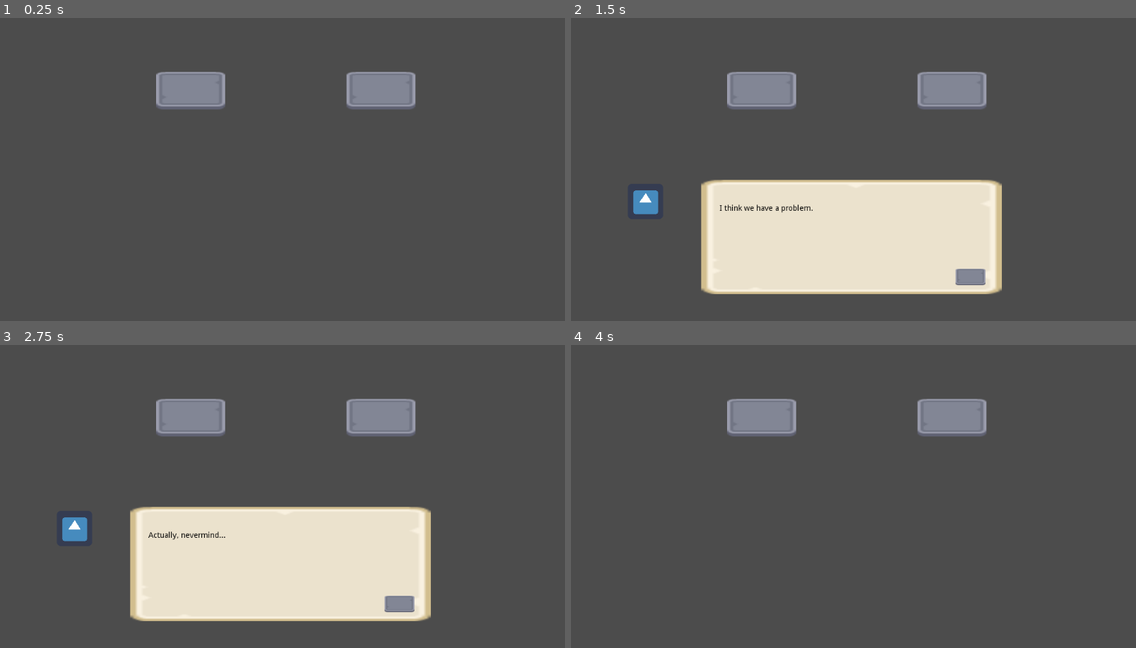
Above: before the commit, frames 1-4 (two rows, left to right).
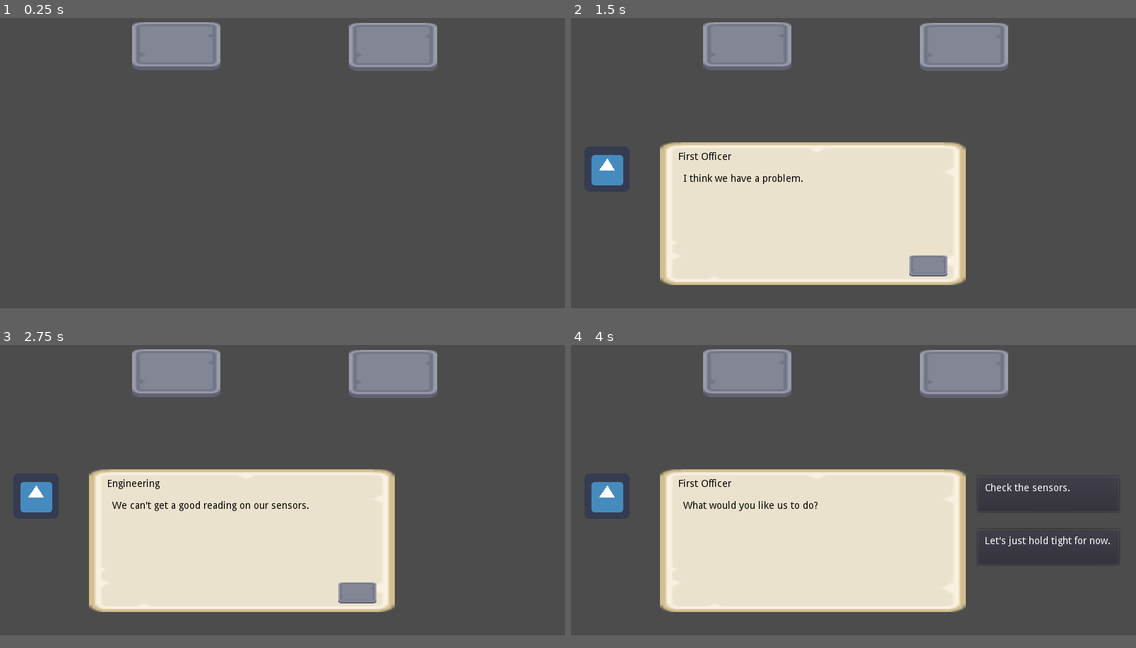
Above: after the commit, the same moments.

Repository: pyremonk/Talk-Blocks
Game: Godot game, scene res://Game.tscn
Same seed, same stepped clock (60 frames per second), same inputs: the game is played once before the commit and once after it. The engine's default icon, where the game draws it, is replaced by a stand-in: a white triangle on a blue panel in a dark square.
Inputs (mouse positions are in pixels of both pictures, inside the frame that each line leads up to; where the layout moved, square brackets give the same spot in the first picture):
- Up to frame 1 (0.25 s): no input
- Up to frame 2 (1.5 s): click (966, 48) [949, 90] at 0.5 s; click (746, 48) [763, 90] at 1.25 s
- Up to frame 3 (2.75 s): click (355, 602) [401, 602] at 2 s
- Up to frame 4 (4 s): click (926, 602) [972, 602] at 2.75 s; tap Enter at 3.5 s; hold Right (ui_right) from 3.53 s (still down)
The window is 800x468 before the commit and 800x450 after it. Grey fills any space a smaller window leaves; there, only what the larger window draws over its background counts as a difference.

The runs differ from the first frame. In frame 1, 7.9% of the frame differs, in the area x 23-78%, y 1-31%; in frame 2, 24%; in frame 3, 24%; in frame 4, 34%, in the area x 3-96%, y 1-89%.

Commit message:
Dialogue Manger Updates
Updated the debugging info to the console, added title to JSON file and
to display.

Diff:
--- a/DialogueManager.gd
+++ b/DialogueManager.gd
@@ -1,9 +1,16 @@
 extends Node
+
+# TODO ITEMS
+# - Add ability to setNextBlock for the target object that started a dialogue?
+# - Update portraits
+# - Make panel a param so there is a base if not provided or use the one provided
+# - Make better choice buttons (have interface to provide an instance rather than create them on the fly)
 
 var story = {}
 var outputText = []
 var outputChoices = []
 var curOutputTextIndex = 0
+var curBlock
 var panel
 
 func _ready():
@@ -25,6 +32,8 @@
 func start_dialogue(blockName): # TODO: Add option to provide target dialoguePanel
 
 	reset_dialogue()
+
+	curBlock = blockName
 
 	if get_block(blockName):
 		# If there is no dialogue in the outputText, we will check if there are choices to display
@@ -32,7 +41,7 @@
 			# Display dialogue panel
 			panel.show()
 			# Display first line of dialogue in the current text index
-			display_dialogue(outputText[curOutputTextIndex]["dialogue"])
+			display_dialogue()
 		else:
 			# If there are no choices,  close out the dialogue stream
 			if !outputChoices.empty():
@@ -43,9 +52,15 @@
 		print("Block " + blockName + " not found.")
 
 # TODO Update in the future to provide panel as param
-func display_dialogue(text):
+func display_dialogue():
+	# Check for title and set
+	if outputText[curOutputTextIndex].has("title"):
+		panel.get_node("Title").text = outputText[curOutputTextIndex]["title"]
+	else:
+		panel.get_node("Title").text = ""
+
 	# Set text of dialogue panel using curOutputTextIndex
-	panel.get_node("Text").text = text
+	panel.get_node("Text").text = outputText[curOutputTextIndex]["dialogue"]
 	panel.get_node("ContinueButton").show()
 
 func continue_dialogue():
@@ -66,7 +81,7 @@
 
 		# set next text using curOutputTextIndex
 		# show continuebutton (kinda hokey)
-		display_dialogue(outputText[curOutputTextIndex]["dialogue"])
+		display_dialogue()
 	# elif the this the last dialogue (curOutputTextIndex + 1 = text.size()) & there are choices
 	elif (curOutputTextIndex + 1) == outputText.size() && !outputChoices.empty():
 		panel.get_node("ContinueButton").show()
@@ -83,12 +98,11 @@
 	# loop through choices and create buttons with a name plus the choice index
 	# connect the buttons to _on_button_pressed here
 	for i in outputChoices.size():
-		print(outputChoices[i]["option"])
 
 		var choiceButton = Button.new()
 		choiceButton.set_name("ChoiceButton" + str(i))
 		panel.add_child(choiceButton)
-		choiceButton.rect_position = Vector2(575, 10 + 75 * i)
+		choiceButton.rect_position = Vector2(450, 10 + 75 * i)
 		choiceButton.rect_size = Vector2(200, 50)
 		choiceButton.connect("pressed", self, "choice_selected", [choiceButton])
 
@@ -125,7 +139,7 @@
 			# check if var is already set, if not, set it
 			if !$"/root/Global/".storyFlags.has(flags[i]):
 				$"/root/Global/".storyFlags.append(flags[i])
-				print("Set: " + flags[i] + " in storyFlags")
+				print("[" + curBlock + "] Set: " + flags[i] + " in storyFlags")
 
 func end_dialogue():
 	reset_dialogue()
@@ -172,10 +186,10 @@
 					var conditionName = text[i]["ifConditions"][ifConditionIndex]
 
 					if $"/root/Global".storyFlags.find(conditionName) == -1 :
-						print("ifCondition: '" + conditionName + "' not met.")
-						conditionsMet = false
-					else:
-						print("ifCondition: '" + conditionName + "' was met.")
+						print("[" + curBlock + "] Text ifCondition: '" + conditionName + "' not met.")
+						conditionsMet = false
+					else:
+						print("[" + curBlock + "] Text ifCondition: '" + conditionName + "' was met.")
 
 			# Check if the text has ifNotConditions
 			if conditionsMet && text[i].has("ifNotConditions"):
@@ -186,10 +200,10 @@
 					var conditionName = text[i]["ifNotConditions"][ifNotConditionIndex]
 
 					if $"/root/Global/".storyFlags.find(conditionName) >= 0:
-						print("ifNotCondition: '" + conditionName + "' not met.")
-						conditionsMet = false
-					else:
-						print("ifNotCondition: '" + conditionName + "' was met.")
+						print("[" + curBlock + "] Text ifNotCondition: '" + conditionName + "' not met.")
+						conditionsMet = false
+					else:
+						print("[" + curBlock + "] Text ifNotCondition: '" + conditionName + "' was met.")
 
 			# Add text to outputText array
 			if conditionsMet:
@@ -225,10 +239,10 @@
 					var conditionName = choices[i]["ifConditions"][ifConditionIndex]
 
 					if $"/root/Global".storyFlags.find(conditionName) == -1 :
-						print("ifCondition: '" + conditionName + "' not met.")
-						conditionsMet = false
-					else:
-						print("ifCondition: '" + conditionName + "' was met.")
+						print("[" + curBlock + "] Choice ifCondition: '" + conditionName + "' not met.")
+						conditionsMet = false
+					else:
+						print("[" + curBlock + "] Choice ifCondition: '" + conditionName + "' was met.")
 
 			# Check if the choices has ifNotConditions
 			if conditionsMet && choices[i].has("ifNotConditions"):
@@ -239,10 +253,10 @@
 					var conditionName = choices[i]["ifNotConditions"][ifNotConditionIndex]
 
 					if $"/root/Global/".storyFlags.find(conditionName) >= 0:
-						print("ifNotCondition: '" + conditionName + "' not met.")
-						conditionsMet = false
-					else:
-						print("ifNotCondition: '" + conditionName + "' was met.")
+						print("[" + curBlock + "] Choice ifNotCondition: '" + conditionName + "' not met.")
+						conditionsMet = false
+					else:
+						print("[" + curBlock + "] Choice ifNotCondition: '" + conditionName + "' was met.")
 
 			# Add text to outputText array
 			if conditionsMet:
--- a/Game.tscn
+++ b/Game.tscn
@@ -37,10 +37,10 @@
 anchor_top = 0.0
 anchor_right = 0.0
 anchor_bottom = 0.0
-margin_left = -289.0
-margin_top = 86.0
-margin_right = 256.0
-margin_bottom = 293.0
+margin_left = -399.0
+margin_top = -43.0
+margin_right = 34.0
+margin_bottom = 159.0
 rect_pivot_offset = Vector2( 0, 0 )
 mouse_filter = 1
 mouse_default_cursor_shape = 0
@@ -60,10 +60,10 @@
 anchor_top = 0.0
 anchor_right = 0.0
 anchor_bottom = 0.0
-margin_left = -133.0
-margin_top = 7.0
-margin_right = -69.0
-margin_bottom = 71.0
+margin_left = -107.0
+margin_top = 6.0
+margin_right = -43.0
+margin_bottom = 70.0
 rect_pivot_offset = Vector2( 0, 0 )
 mouse_filter = 1
 mouse_default_cursor_shape = 0
@@ -80,7 +80,7 @@
 anchor_bottom = 0.0
 margin_left = 33.0
 margin_top = 45.0
-margin_right = 517.0
+margin_right = 409.0
 margin_bottom = 158.0
 rect_pivot_offset = Vector2( 0, 0 )
 mouse_filter = 2
@@ -93,7 +93,7 @@
 max_lines_visible = -1
 _sections_unfolded = [ "custom_colors" ]
 
-[node name="Name" type="Label" parent="DialogueUI/Panel" index="2"]
+[node name="Title" type="Label" parent="DialogueUI/Panel" index="2"]
 
 anchor_left = 0.0
 anchor_top = 0.0
@@ -108,9 +108,11 @@
 mouse_default_cursor_shape = 0
 size_flags_horizontal = 1
 size_flags_vertical = 4
+custom_colors/font_color = Color( 0, 0, 0, 1 )
 percent_visible = 1.0
 lines_skipped = 0
 max_lines_visible = -1
+_sections_unfolded = [ "custom_colors" ]
 
 [node name="ContinueButton" type="TextureButton" parent="DialogueUI/Panel" index="3"]
 
@@ -118,10 +120,10 @@
 anchor_top = 0.0
 anchor_right = 0.0
 anchor_bottom = 0.0
-margin_left = 461.0
-margin_top = 161.0
-margin_right = 515.0
-margin_bottom = 191.0
+margin_left = 353.0
+margin_top = 160.0
+margin_right = 407.0
+margin_bottom = 190.0
 rect_pivot_offset = Vector2( 0, 0 )
 focus_mode = 2
 mouse_filter = 0
@@ -142,10 +144,10 @@
 anchor_top = 0.0
 anchor_right = 0.0
 anchor_bottom = 0.0
-margin_left = 628.0
-margin_top = 148.0
-margin_right = 753.0
-margin_bottom = 216.0
+margin_left = 494.0
+margin_top = 46.0
+margin_right = 619.0
+margin_bottom = 114.0
 rect_pivot_offset = Vector2( 0, 0 )
 focus_mode = 2
 mouse_filter = 0
@@ -169,10 +171,10 @@
 anchor_top = 0.0
 anchor_right = 0.0
 anchor_bottom = 0.0
-margin_left = 283.0
-margin_top = 148.0
-margin_right = 408.0
-margin_bottom = 216.0
+margin_left = 187.0
+margin_top = 45.0
+margin_right = 312.0
+margin_bottom = 113.0
 rect_pivot_offset = Vector2( 0, 0 )
 focus_mode = 2
 mouse_filter = 0
--- a/Global.gd
+++ b/Global.gd
@@ -3,6 +3,6 @@
 var storyFlags = []
 
 func _ready():
-	#storyFlags.append("sensorsBad")
+	storyFlags.append("sensorsBad")
 	storyFlags.append("shieldsAvailable")
 	#storyFlags.append("shieldsAtMax")
--- a/main.json
+++ b/main.json
@@ -5,10 +5,12 @@
             "text": [
                 {
                     "portrait": "Engineering_Serious",
+                    "title": "Engineer",
                     "dialogue": "Yes, Captain?"
                 },
                 {
                     "portrait": "Engineering_Happy",
+                    "title": "Engineer",
                     "dialogue": "How can I be of service?",
                     "set": [ "shieldsAvailable" ]
                 }
@@ -31,6 +33,7 @@
             "text": [
                 {
                     "portrait": "Engineering_Serious",
+                    "title": "Engineer",
                     "dialogue": "Yes, Captain!"
                 }
             ]
@@ -39,6 +42,7 @@
             "text": [
                 {
                     "portrait": "Engineering_Serious",
+                    "title": "Engineer",
                     "dialogue": "Shields at maximum power, Captain!"
                 }
             ]
@@ -47,16 +51,19 @@
             "text": [
                 {
                     "portrait": "FirstOfficer_Serious",
+                    "title": "First Officer",
                     "dialogue": "I think we have a problem."
                 },
                 {
-                    "portrait": "FirstOfficer_Serious",
+                    "portrait": "Engineering_Serious",
+                    "title": "Engineering",
                     "dialogue": "We can't get a good reading on our sensors.",
                     "ifConditions": ["sensorsBad"],
                     "nextBlock": "FirstOfficer_Problems"
                 },
                 {
                     "portrait": "FirstOfficer_Serious",
+                    "title": "First Officer",
                     "dialogue": "Actually, nevermind...",
                     "nextBlock": "FirstOfficer_Nevermind"
                 }
@@ -66,6 +73,7 @@
             "text": [
                 {
                     "portrait": "FirstOfficer_Serious",
+                    "title": "First Officer",
                     "dialogue": "What would you like us to do?"
                 }
             ],
@@ -84,6 +92,7 @@
             "text": [
                 {
                     "portrait": "FirstOfficer_Happy",
+                    "title": "First Officer",
                     "dialogue": "It's all good!"
                 }
             ]
@@ -92,6 +101,7 @@
             "text": [
                 {
                     "portrait": "FirstOfficer_Happy",
+                    "title": "First Officer",
                     "dialogue": "Our sensors are bad!"
                 }
             ]
--- a/project.godot
+++ b/project.godot
@@ -18,6 +18,11 @@
 
 Global="*res://Global.gd"
 
+[display]
+
+window/size/width=800
+window/size/height=450
+
 [gdnative]
 
 singletons=[  ]
